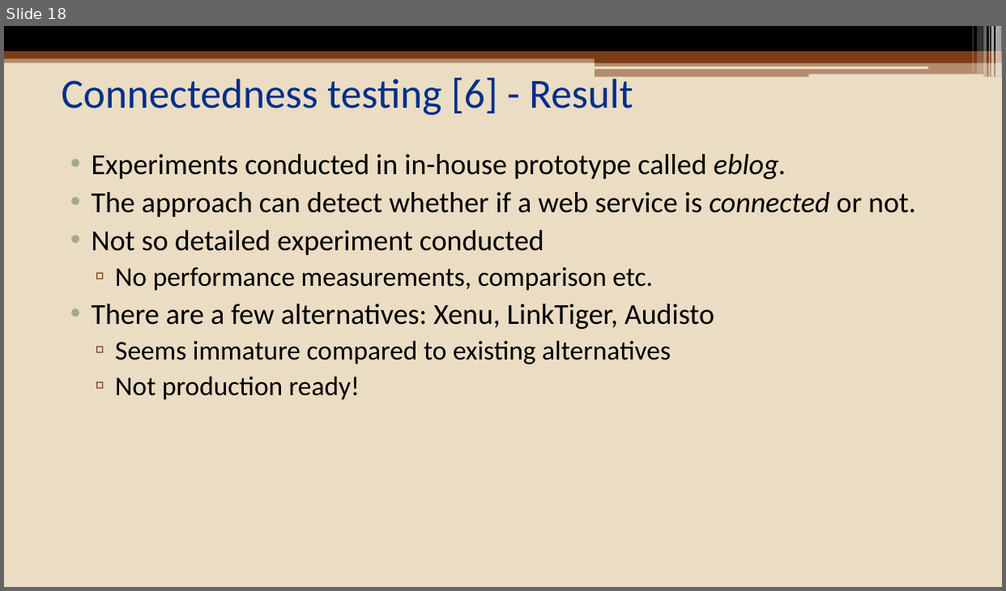
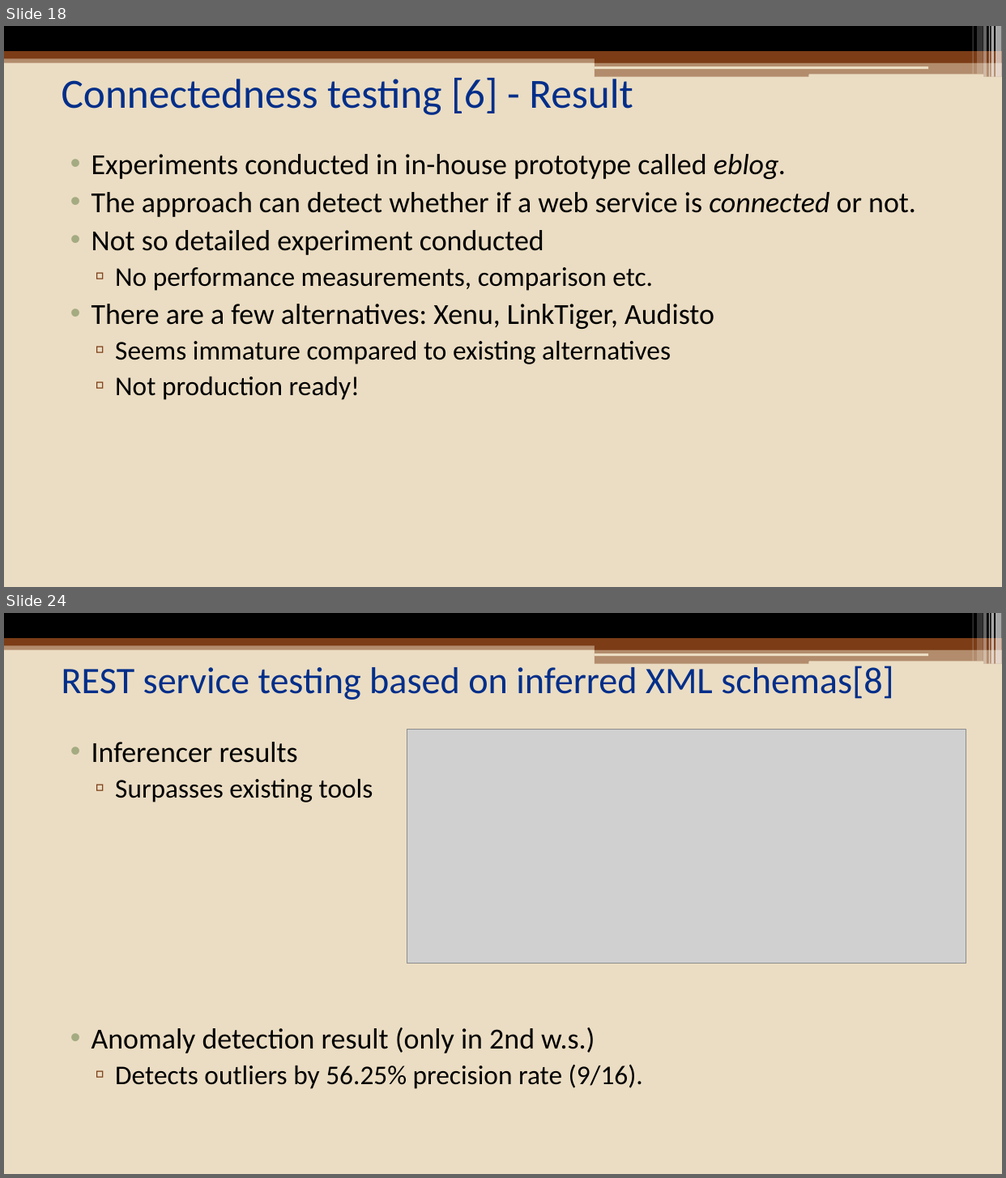
Before and after one commit to eozer/cinco_seminar, a slide deck: presentation/cinco_presentation.pptx. Shown one above the other, each under a label of ours: slide 18 before the commit, slides 18 and 24 after it; the slides between them are not shown. The pictures are 1006x591 and 1006x1178 pixels, drawn with LibreOffice and Linux fonts; fonts in the diff are those of the drawing; grey boxes stand for pictures. Boxes give left, top, right and bottom in pixels: in the first picture for what was removed or moved away, otherwise in the second. Text is boxed around its words. In the diff, an @@ line names an element or a change of style, - is before the commit and + after.

```diff
--- a/presentation/cinco_presentation.pptx
+++ b/presentation/cinco_presentation.pptx
@@ slide 24 added at [4,613,1002,1174], background #EBDDC3; not listed: 13 template elements that a slide beside it also shows @@
@@ title added at [62,662,893,700], 36 pt, text #002E8A @@
+REST service testing based on inferred XML schemas[8]
@@ picture added at [407,730,966,964] @@
@@ text added at [91,742,643,1089], 26 pt, text #000000 @@
+• Inferencer results
+  ▫ Surpasses existing tools
+• Anomaly detection result (only in 2nd w.s.)
+  ▫ Detects outliers by 56.25% precision rate (9/16).
```
Also in this commit, not shown: 6 slides changed, 14 other slides added.
